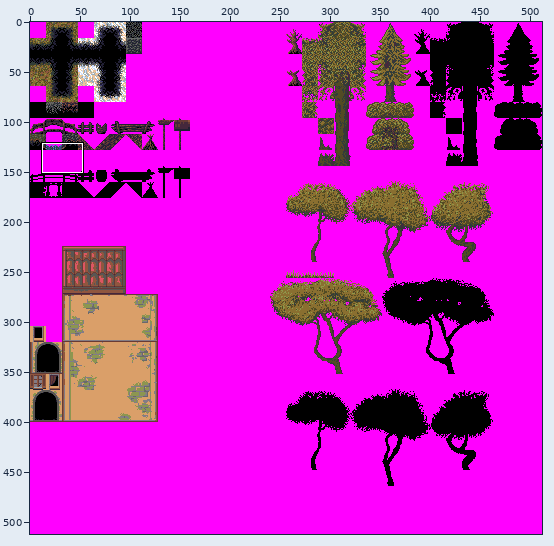
File history of a sprite sheet, AngryCastle/graphics/levels/Olaf_tileset.png. Above, an overview of the earlier version with the close-up marked.
Close-up. Before:
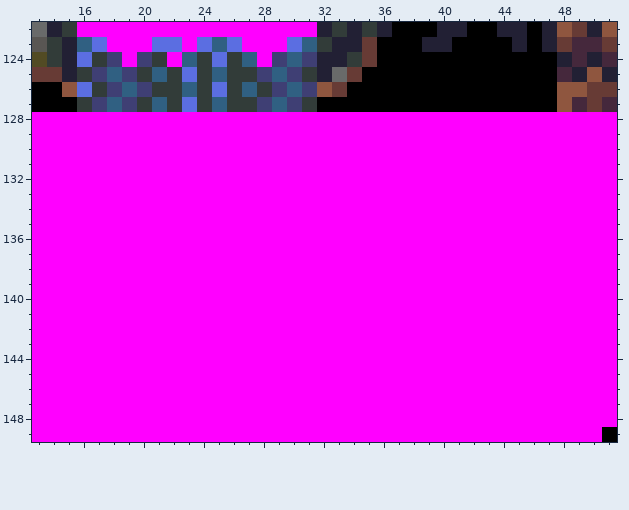
The file is 512x512 pixels. Colours within 5 levels of each other are drawn and written as one. Shown: x 13..51, y 122..149.
The result:
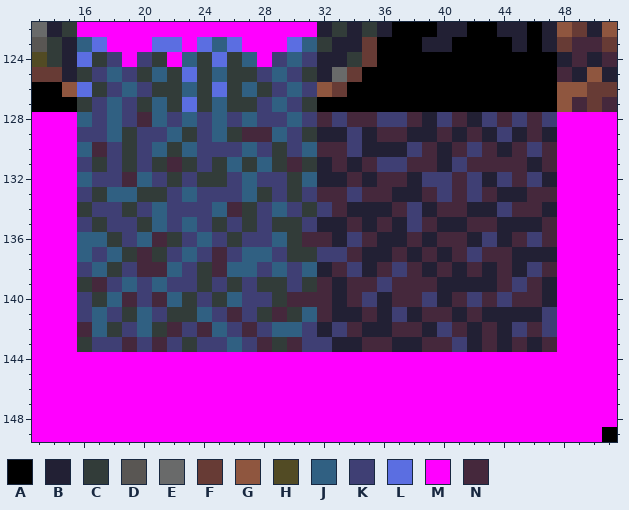
Palette (. is transparent): A #000000  B #222034  C #323c39  D #595653  E #696a6a  F #673b35  G #8f563f  H #524b24  J #306082  K #3f3f74  L #5b6ee1  M #ff00ff  N #45283c
Difference:
Changed rows in their new state; - is an unchanged pixel.
first column x 16:
128 JKJKNJKJKJKJKKJKNKNNKKNBKNBKNKNK
129 KKJCKKJCKJCNNJKCBBKBNNBBNBNBKBNB
130 JNKCKJCJKKKJKCKJNNKBBBKNBNKNBNKN
131 KCKCKCNCKCJCJCNCBNBNKKNNBKNNNNBN
132 JKKNJKCKCCKJKKCJBBNBNNBKKNKBKNKB
133 KCJJCCKJKKKJCKCKNNKNNBBNKNKNBBNN
134 CKKCKJKKKJNCKJKCKNBBBNKBNNBBKNNB
135 KCKKCJKJKCKCKCCKBBNBNBKNBBNNBBBN
136 JJCKJNCKJKCKKJCNNBKNBBNBNNBKBNKN
137 JKJCNCKJKNKJJKCCKKNBBNBNBNKNNBBB
138 KJCKNNJKCNJJKJKJBNKBNKNBNBNBNBKN
139 CNKJKJKKCKCKCCKCNBNNKNNNBBBBNKNB
140 KCJNKNJCKCJKKCNNNBNKBNNKBNKNKNNB
141 KJKCJKCCJKNKCNCJNBBNBKBNNBNBBBBK
142 NJCKJCNKNJKNKJJKBKNBBNNBKNBNBKNK
143 CKKNKNKCKKJKNCNKKBBNNBBNNKBNBNBN
Boxes around the changes in both close-ups, in picture pixels (x1, y1, x2, y2):
changed: (77, 112, 557, 352)
